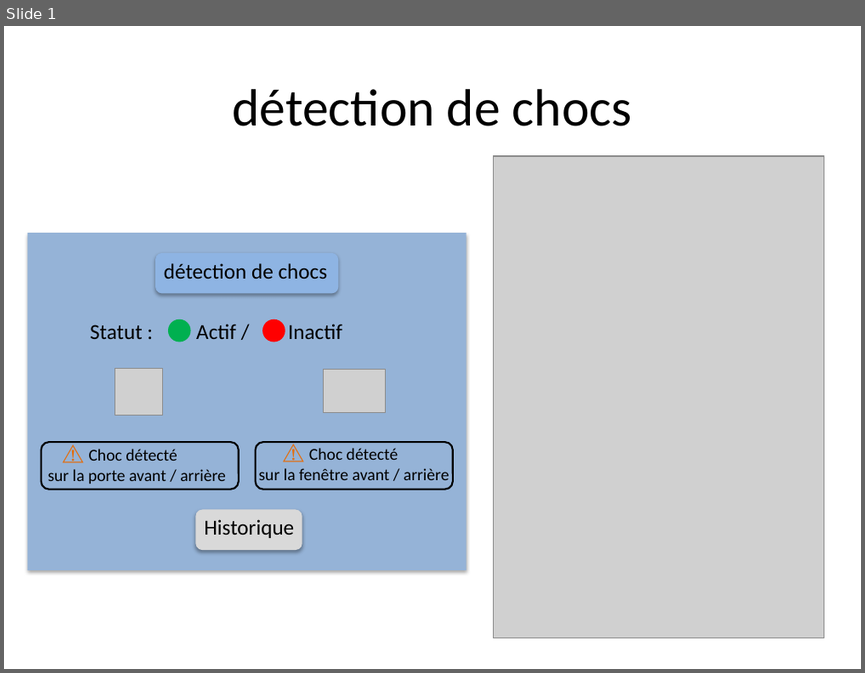
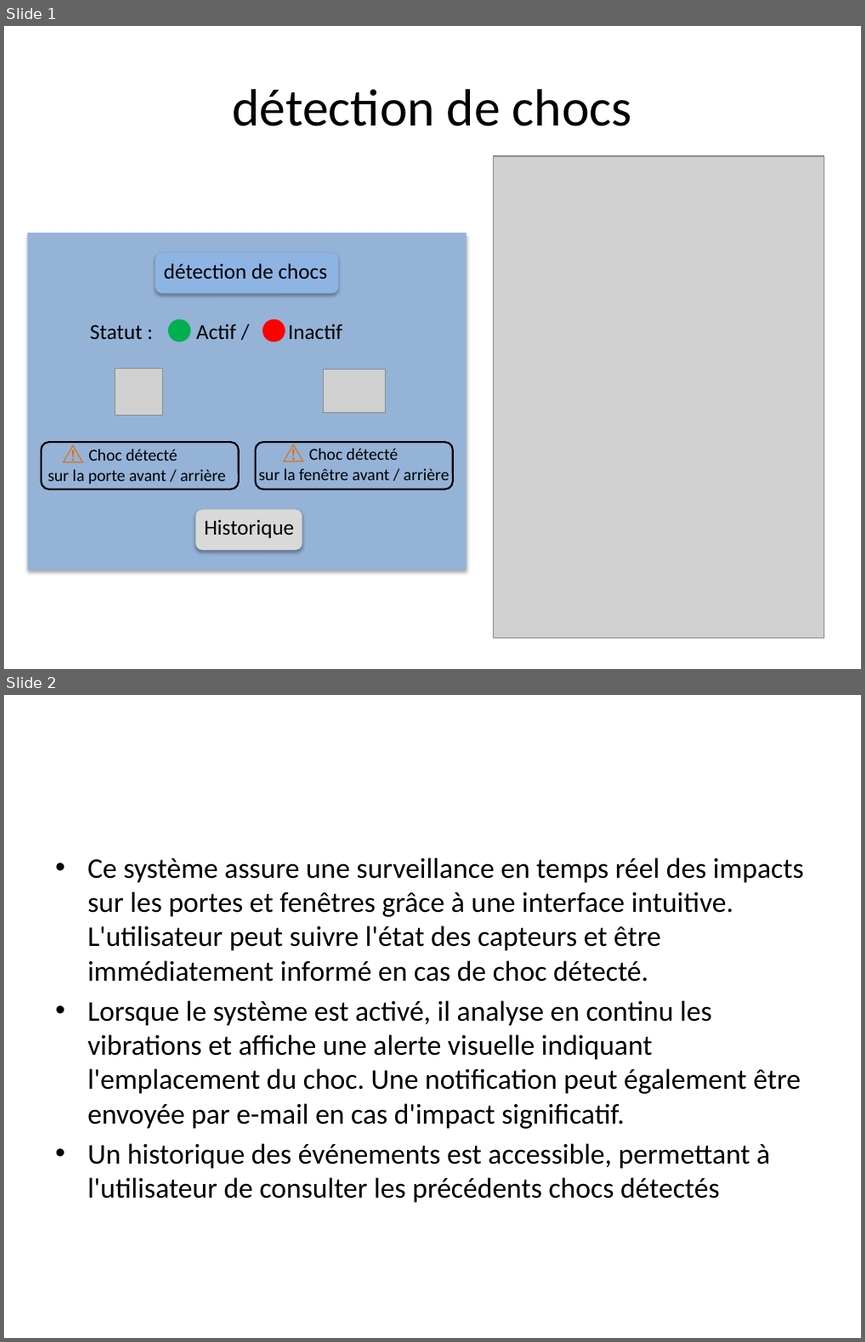
Before and after one commit to mejriomar/surveillance-system, a slide deck: détection de chocs.pptx. Shown one above the other, each under a label of ours: slide 1 before the commit, slides 1 and 2 after it. The pictures are 865x673 and 865x1342 pixels, drawn with LibreOffice and Linux fonts; fonts in the diff are those of the drawing; grey boxes stand for pictures. Boxes give left, top, right and bottom in pixels: in the first picture for what was removed or moved away, otherwise in the second. Text is boxed around its words. In the diff, an @@ line names an element or a change of style, - is before the commit and + after.

Commit message:
détection de chocs

```diff
--- a/détection de chocs.pptx
+++ b/détection de chocs.pptx
@@ slide 2 added at [4, 695, 861, 1338], background #FFFFFF @@
@@ text added at [87, 857, 804, 1202], 24 pt, text #000000 @@
+• Ce système assure une surveillance en temps réel des impacts sur les portes et fenêtres grâce à une interface intuitive. L'utilisateur peut suivre l'état des capteurs et être immédiatement informé en cas de choc détecté.
+• Lorsque le système est activé, il analyse en continu les vibrations et affiche une alerte visuelle indiquant l'emplacement du choc. Une notification peut également être envoyée par e-mail en cas d'impact significatif.
+• Un historique des événements est accessible, permettant à l'utilisateur de consulter les précédents chocs détectés
```
